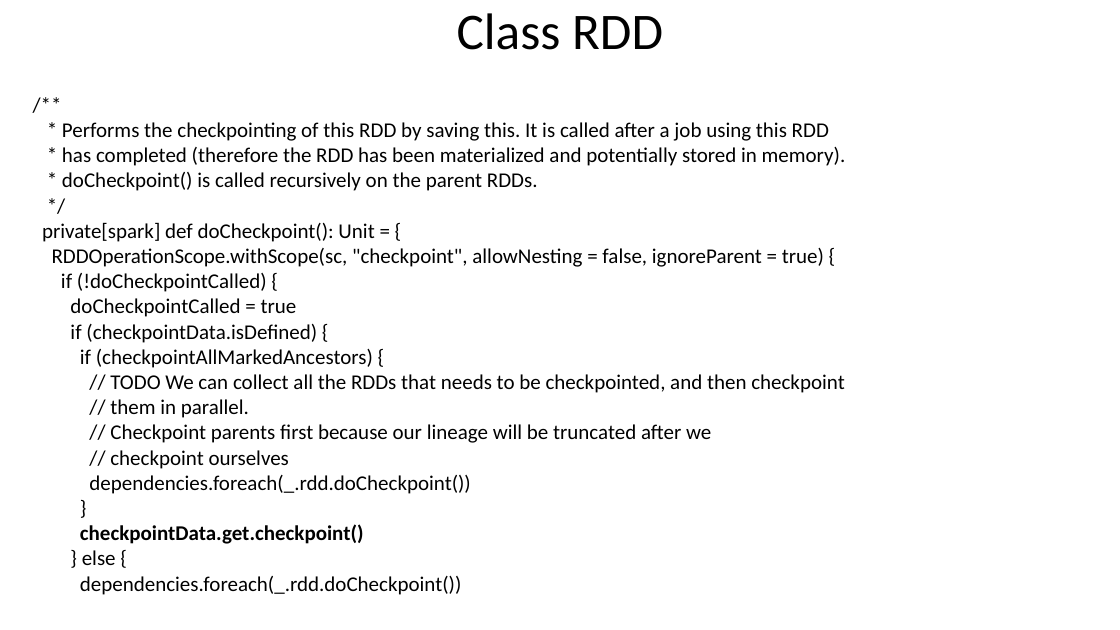
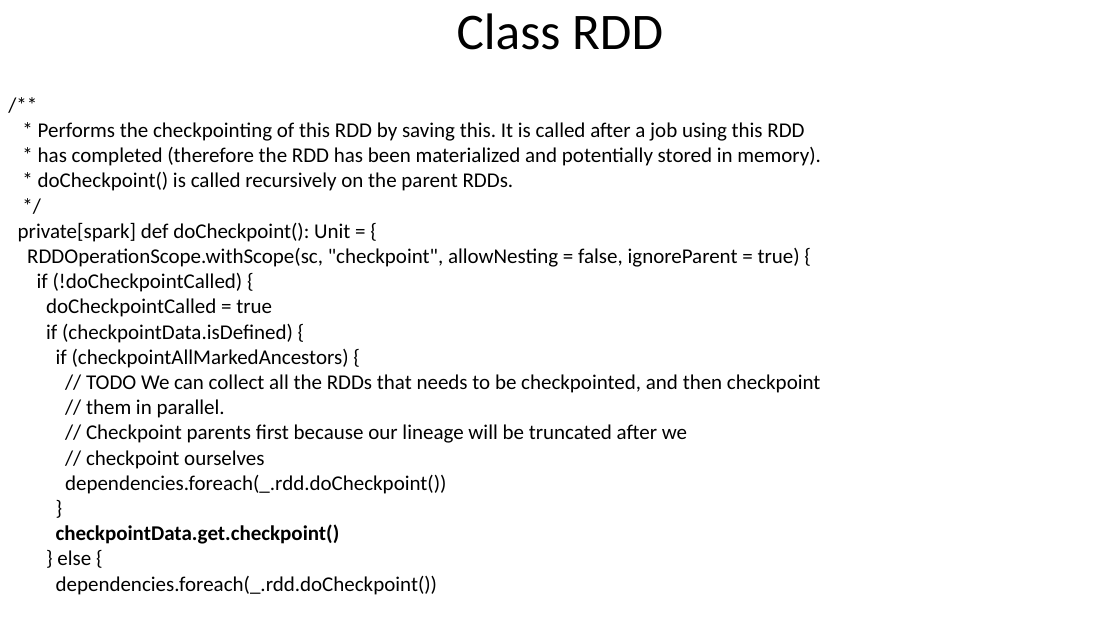
Before and after one commit to nkudinov/apache_spark_pptx, a slide deck: slide 11 of Spark_checkpoint.pptx (slide 9 before the commit). Drawn at 1120x630 pixels with LibreOffice and Linux fonts; fonts in the diff are those of the drawing. Boxes give left, top, right and bottom in pixels: in the first picture for what was removed or moved away, otherwise in the second. Text is boxed around its words. In the diff, an @@ line names an element or a change of style, - is before the commit and + after.

Commit message:
add more details about checkpoint

```diff
--- a/Spark_checkpoint.pptx
+++ b/Spark_checkpoint.pptx
@@ text "/**": place and size @@
-text "/**" at bbox=[42, 122, 846, 595]
+text "/**" at bbox=[18, 122, 821, 595]
```
Also in this commit, not shown: 6 other slides changed, 4 slides added, 2 slides removed.
